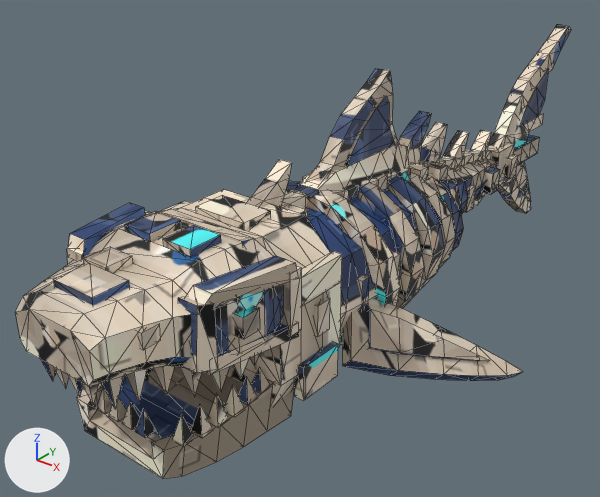
An edit to the FBX model assets/SkeletalShark/fbx/SkeletalShark_Run.fbx, drawn before and after from the same camera.
One viewpoint serves both versions: a camera (50 mm lens) standing at (0.0734, -0.1181, 0.0795) and looking at (-0.0099, -0.0139, 0.0149). Lighting does not change. The marker at lower left points along +X, +Y and +Z. The older version comes first. Mesh edges are drawn as thin lines. Where no turn or scale is listed for an object, it has been applied to the vertices. Vertices at exactly the same position are counted once.

The first picture shows 'SkeletalShark'.
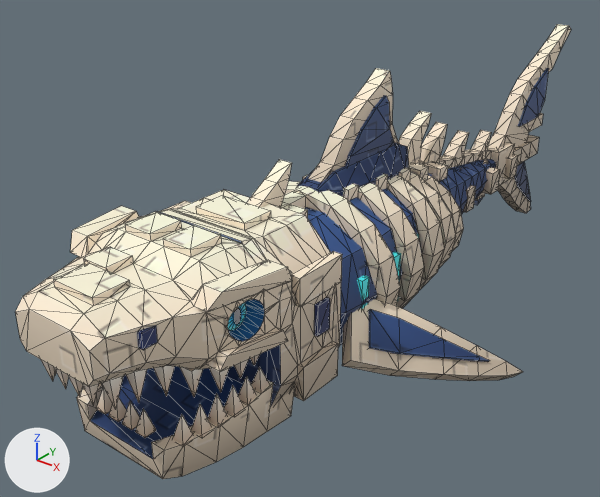
Boxes (x1, y1, x2, y2) around the edits, measured in the pictures (600 x 497 px; the box of a moved part takes in the faces that stretch with it):
part 1 of me_skeletalshark, added
    after: (227, 302, 246, 331)
part 2 of me_skeletalshark, added
    after: (234, 307, 241, 324)
part 3 of me_skeletalshark, deleted
    before: (234, 306, 260, 339)
part 4 of me_skeletalshark, moved or reshaped
    before: (53, 203, 341, 406)
    after: (39, 190, 341, 407)
part 5 of me_skeletalshark, surface changed
    both: (15, 24, 571, 479)

The change, as a diff of the scene's bpy script:
```diff
--- a/assets/SkeletalShark/fbx/SkeletalShark_Run.fbx.py
+++ b/assets/SkeletalShark/fbx/SkeletalShark_Run.fbx.py
@@ me_skeletalshark @@
 # used by ob_skeletalshark; location = (0.0, 0.0, 0.0)
-me_skeletalshark.from_pydata(...)  # 1726 vertices, 3026 faces; spans x -0.0317..0.0317, y -0.072..0.0708, z 0.0003..0.0468
+me_skeletalshark.from_pydata(...)  # 1931 vertices, 3534 faces; spans x -0.0317..0.0317, y -0.072..0.0708, z 0.0003..0.0468
+# me_skeletalshark part 1: a new loose piece of 33 vertices spanning x 0.01..0.0121, y -0.0557..-0.0517, z 0.0254..0.0295, in mat_m_skeletalshark
+# me_skeletalshark part 2: a new loose piece of 25 vertices spanning x 0.0118..0.0122, y -0.0543..-0.0531, z 0.0262..0.0286, in mat_m_skeletalshark
+# me_skeletalshark part 3: the loose piece of 8 vertices spanning x 0.0126..0.0148, y -0.0556..-0.0526, z 0.0261..0.0291 is deleted
+# me_skeletalshark part 4: 162 vertices removed from x -0.0154..0.0154, y -0.0684..-0.036, z 0.0146..0.0336; 267 vertices added at x -0.0154..0.0154, y -0.0684..-0.036, z 0.0133..0.0342
+# me_skeletalshark part 5: 2535 kept faces spanning x -0.0317..0.0317, y -0.072..0.0708, z 0.0003..0.0468 get new texture (UV) coordinates
+# other edits to the shape of me_skeletalshark do not show in these pictures
 me_skeletalshark.materials.append(mat_m_skeletalshark)
```
